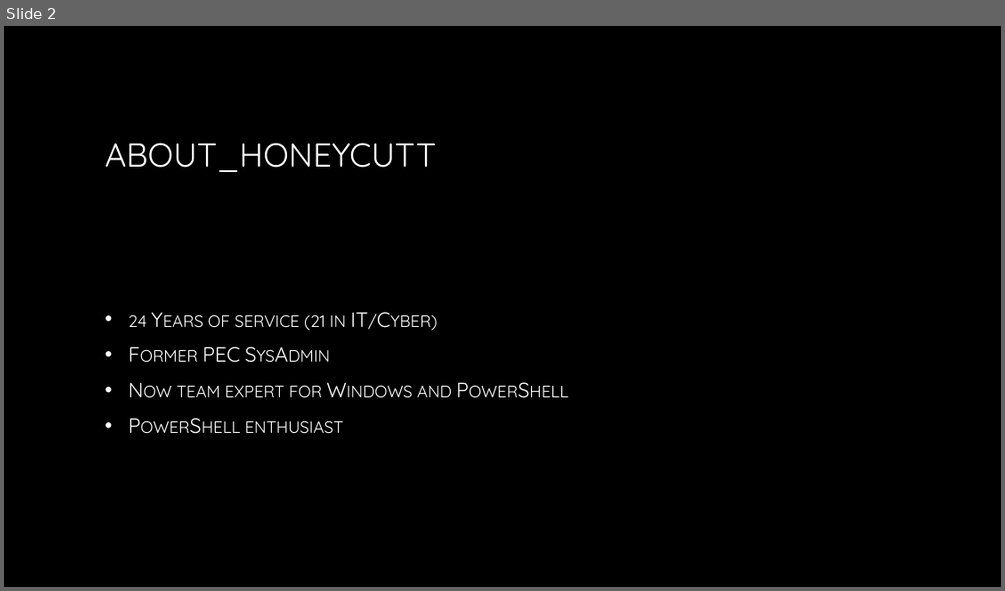
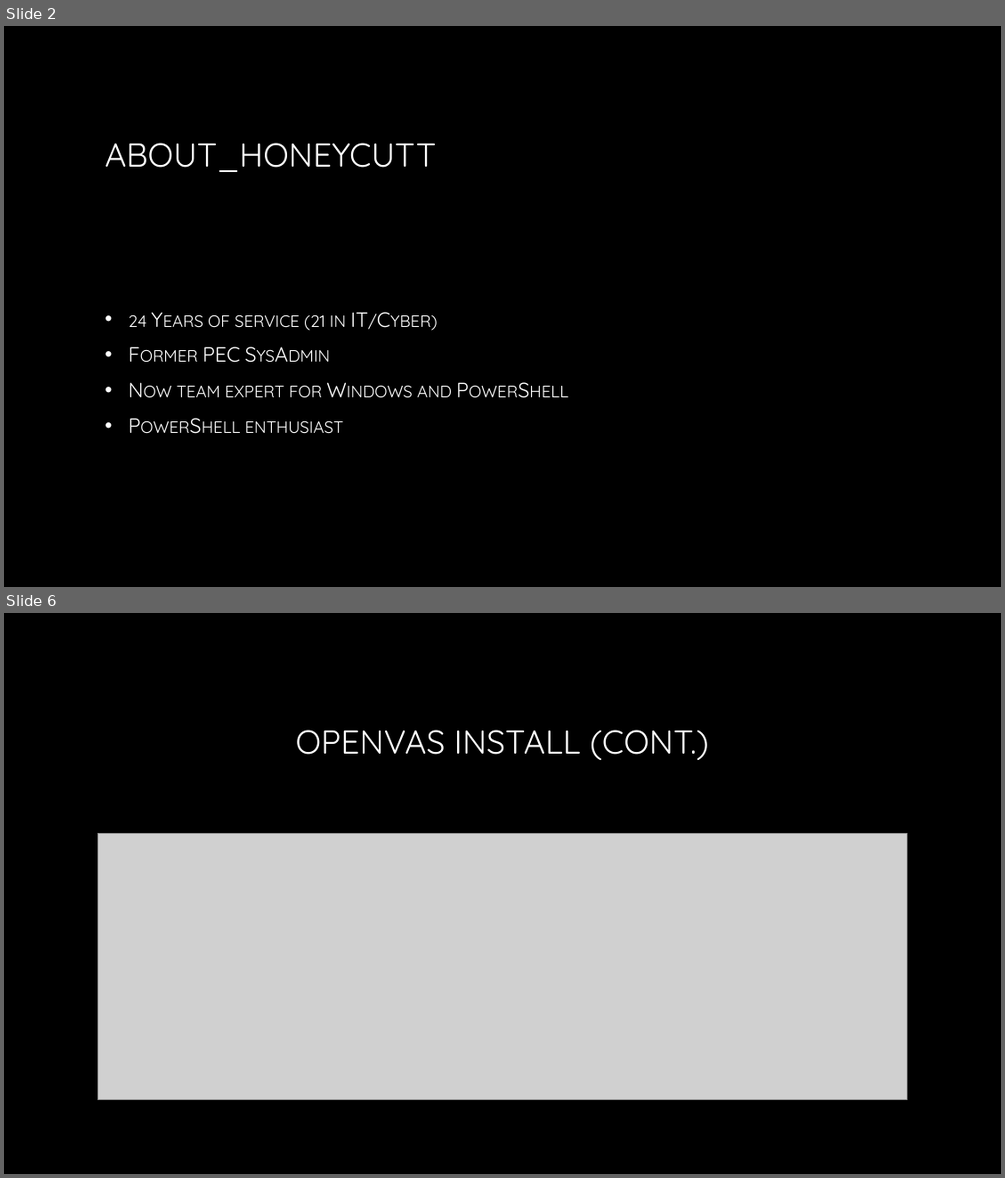
Before and after one commit to P0w3rChi3f/OpenVAS, a slide deck: Intro to Openvas.pptx. Shown one above the other, each under a label of ours: slide 2 before the commit, slides 2 and 6 after it; the slides between them are not shown. The pictures are 1005x591 and 1005x1178 pixels, drawn with LibreOffice and Linux fonts; fonts in the diff are those of the drawing; grey boxes stand for pictures; background and template pictures are left out. Boxes give left, top, right and bottom in pixels: in the first picture for what was removed or moved away, otherwise in the second. Text is boxed around its words. In the diff, an @@ line names an element or a change of style, - is before the commit and + after.

```diff
--- a/Intro to Openvas.pptx
+++ b/Intro to Openvas.pptx
@@ slide 6 added at [4, 613, 1001, 1174], background picture (left out) @@
@@ title added at [296, 730, 709, 760], 32 pt, text gradient #FFFFFF to #A6A6A6 @@
+OPENVAS INSTALL (CONT.)
@@ picture added at [97, 834, 907, 1099] @@
```
Also in this commit, not shown: 12 other slides added, 10 slides removed, 1 other file.
